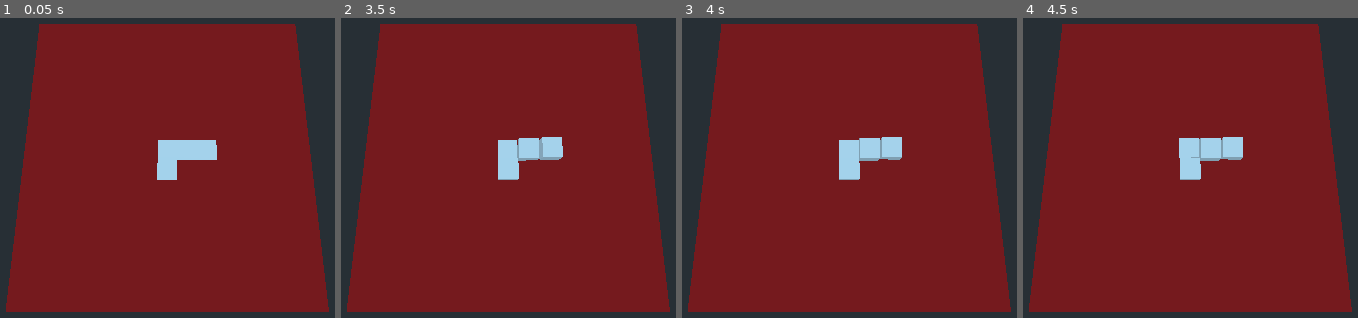
Above: before the commit, frames 1-4 (left to right).
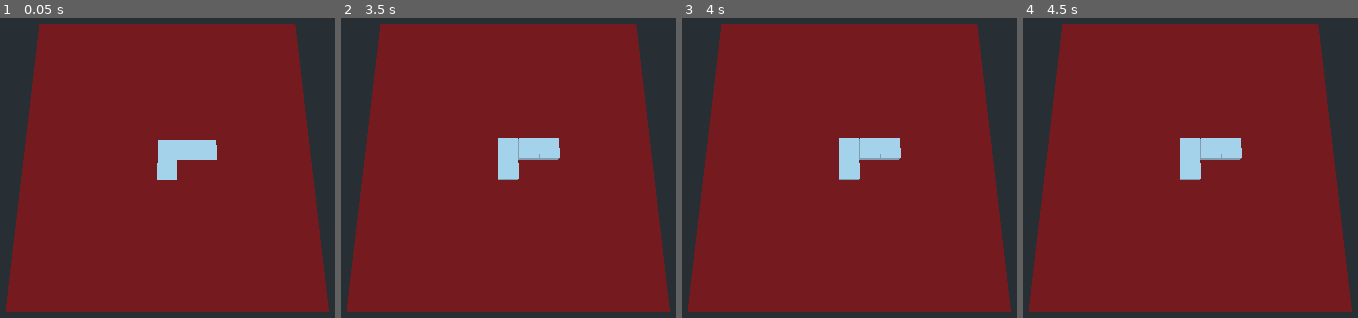
Above: after the commit, the same moments.

Repository: patokiehl/gadot
Game: Godot game, scene res://Level.tscn
Two runs of this game, one before a commit and one after it. Both use one fixed random seed, a clock stepped at 60 frames per second and the inputs below. Before the commit the project has no main scene; this scene is started directly in both runs.
Inputs:
- Up to frame 1 (0.05 s): no input
- Up to frame 2 (3.5 s): tap Enter at 0.5, 2 s; tap Space at 1.25, 2.75 s
- Up to frame 3 (4 s): no input
- Up to frame 4 (4.5 s): no input

Frame 1 is identical in both runs. In frame 2, 0.2% of the frame differs, in the area x 46-67%, y 39-48%; in frame 3, 0.2%; in frame 4, 0.2%.

Commit message:
Boxes do not collide with each other, but do not fall through floor

Diff:
--- a/BornCG/Level.tscn
+++ b/BornCG/Level.tscn
@@ -43,12 +43,13 @@
 [node name="CollisionShape" type="CollisionShape" parent="Box"]
 shape = SubResource( 2 )
 
-[node name="StaticBody" type="StaticBody" parent="."]
+[node name="Floor" type="StaticBody" parent="."]
+collision_mask = 3
 
-[node name="CollisionShape" type="CollisionShape" parent="StaticBody"]
+[node name="CollisionShape" type="CollisionShape" parent="Floor"]
 shape = SubResource( 3 )
 
-[node name="MeshInstance" type="MeshInstance" parent="StaticBody"]
+[node name="MeshInstance" type="MeshInstance" parent="Floor"]
 material_override = SubResource( 9 )
 mesh = SubResource( 4 )
 skin = SubResource( 6 )
@@ -80,3 +81,6 @@
 
 [node name="Spatial" parent="." instance=ExtResource( 2 )]
 transform = Transform( 1, 0, 0, 0, 1, 0, 0, 0, 1, 0, 7.74727, 0 )
+visible = false
+
+[node name="Spatial2" parent="." instance=ExtResource( 2 )]
--- a/BornCG/assets/corrLpiece.tscn
+++ b/BornCG/assets/corrLpiece.tscn
@@ -7,12 +7,20 @@
 [node name="Node" type="Node" parent="."]
 
 [node name="Lpiece" parent="Node" instance=ExtResource( 1 )]
+collision_layer = 2
+collision_mask = 0
 
 [node name="Lpiece2" parent="Node" instance=ExtResource( 1 )]
 transform = Transform( 1, 0, 0, 0, 1, 0, 0, 0, 1, 4.08066, 0, 0 )
+collision_layer = 2
+collision_mask = 0
 
 [node name="Lpiece4" parent="Node" instance=ExtResource( 1 )]
 transform = Transform( 1, 0, 0, 0, 1, 0, 0, 0, 1, 0, 0, 2.03238 )
+collision_layer = 2
+collision_mask = 0
 
 [node name="Lpiece3" parent="Node" instance=ExtResource( 1 )]
 transform = Transform( 1, 0, 0, 0, 1, 0, 0, 0, 1, 2.0312, 0, 0 )
+collision_layer = 2
+collision_mask = 0
--- a/BornCG/project.godot
+++ b/BornCG/project.godot
@@ -11,11 +11,17 @@
 [application]
 
 config/name="BornCG"
+run/main_scene="res://Level.tscn"
 config/icon="res://icon.png"
 
 [gui]
 
 common/drop_mouse_on_gui_input_disabled=true
+
+[layer_names]
+
+3d_physics/layer_1="Floor"
+3d_physics/layer_2="Blocks"
 
 [physics]
 
